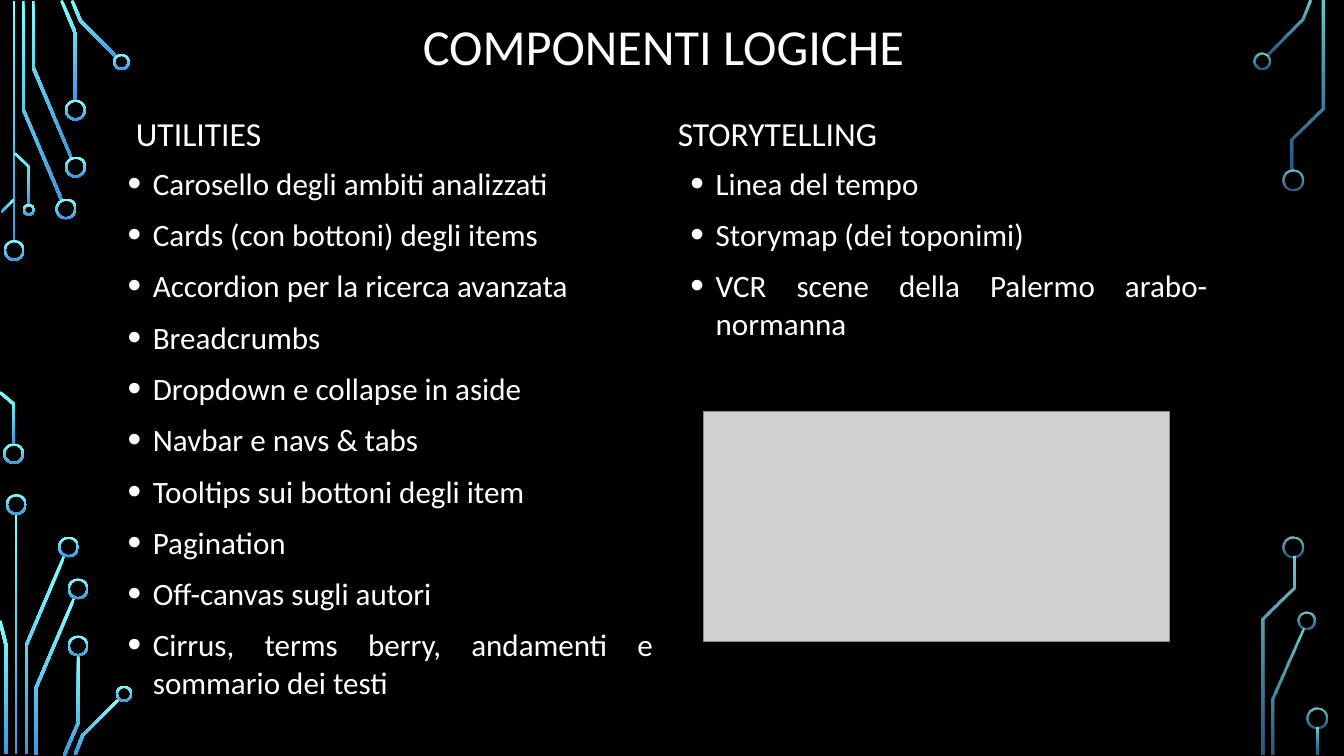
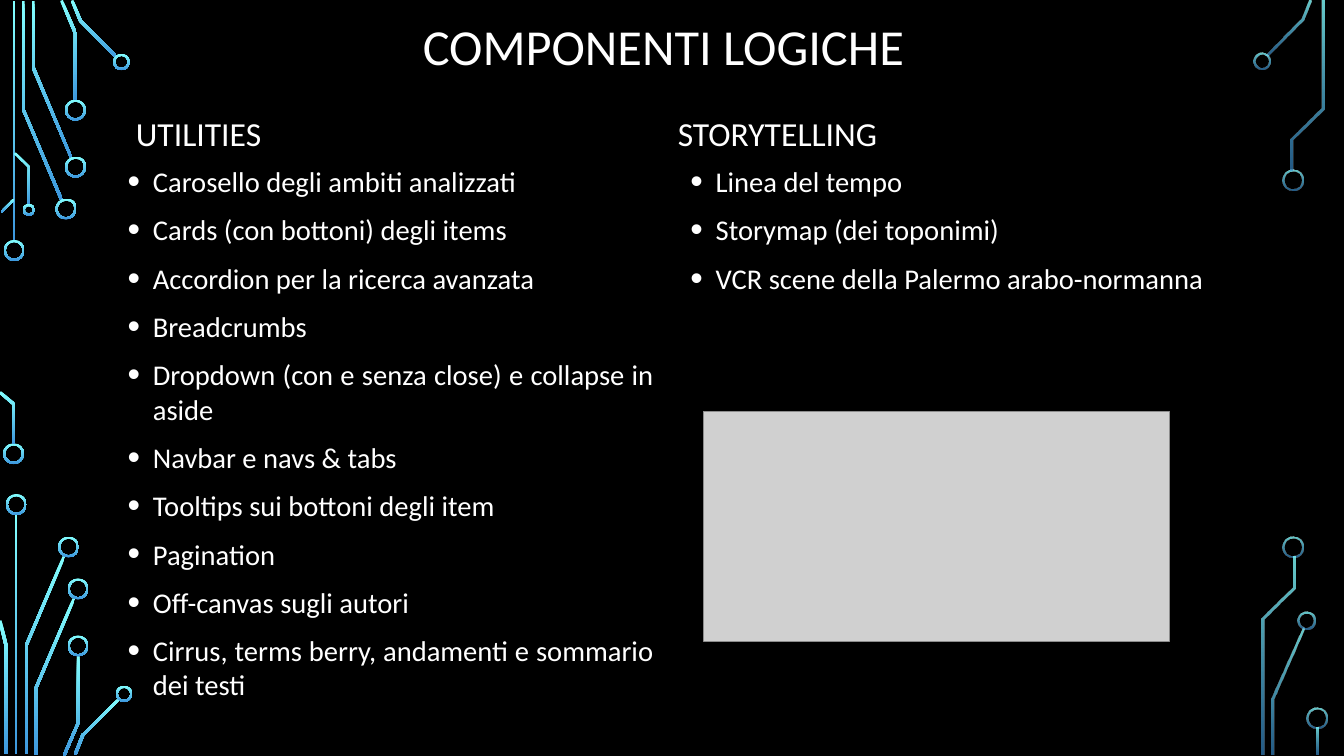
Before and after one commit to Fede7700/Siqilliyya_esame_dh, a slide deck: slide 3 of powerpoint/siqilliyya2_definitivo.pptx. Drawn at 1344x756 pixels with LibreOffice and Linux fonts; fonts in the diff are those of the drawing; grey boxes stand for pictures; background and template pictures are left out. Boxes give left, top, right and bottom in pixels: in the first picture for what was removed or moved away, otherwise in the second. Text is boxed around its words. In the diff, an @@ line names an element or a change of style, - is before the commit and + after.

Commit message:
definitivo_per_l_esame

```diff
--- a/powerpoint/siqilliyya2_definitivo.pptx
+++ b/powerpoint/siqilliyya2_definitivo.pptx
@@ text at [153, 172, 653, 696]: size 22.2 to 20.4 pt in "Carosello degli ambiti analizzati", "Cards (con bottoni) degli items", "Accordion per la ricerca avanzata", "Breadcrumbs" and 5 more places @@
@@ text "Linea del tempo" at [716, 172, 1203, 290]: size 22.2 to 20.4 pt @@
@@ text at [153, 364, 654, 421]: text changed; size 22.2 to 20.4 pt @@
-• Dropdown e collapse in aside
+• Dropdown (con e senza close) e collapse in aside
```
